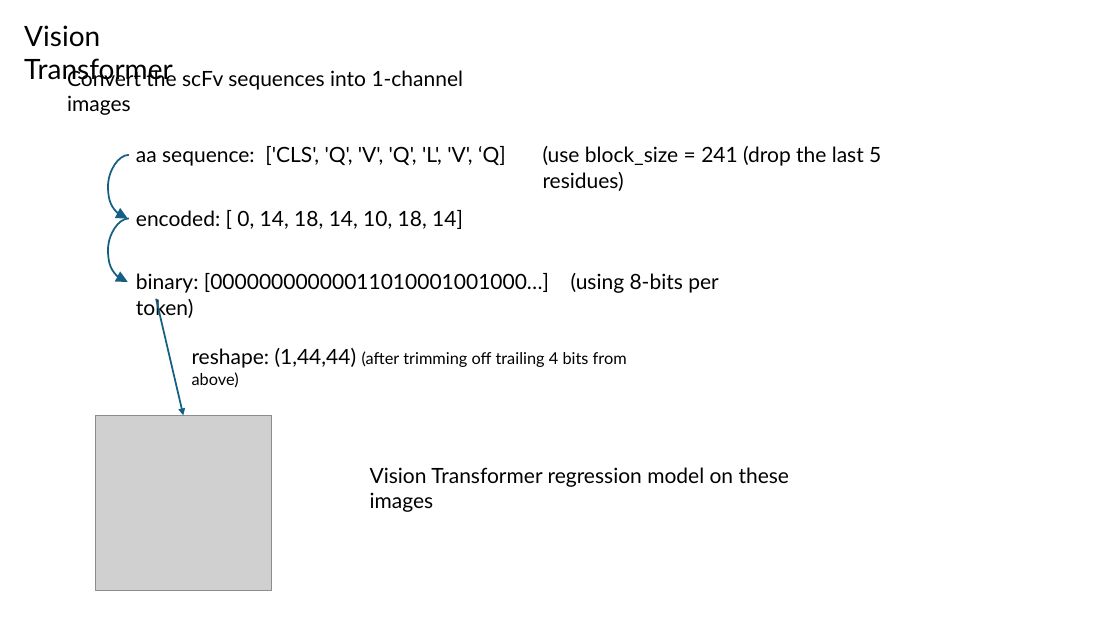
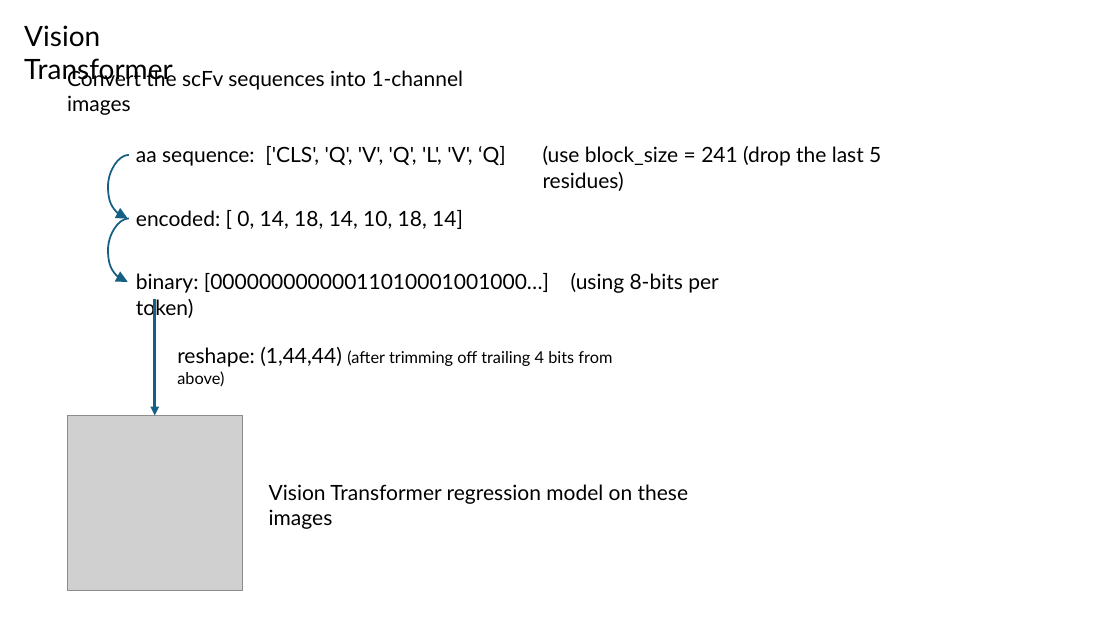
Before and after one commit to planaria158/BERT-antibody-antigen-binding-energy, a slide deck: slide 10 of Homework-aAlphaBio.pptx (slide 9 before the commit). Drawn at 1120x630 pixels with LibreOffice and Linux fonts; fonts in the diff are those of the drawing; grey boxes stand for pictures. Boxes give left, top, right and bottom in pixels: in the first picture for what was removed or moved away, otherwise in the second. Text is boxed around its words. In the diff, an @@ line names an element or a change of style, - is before the commit and + after.

```diff
--- a/Homework-aAlphaBio.pptx
+++ b/Homework-aAlphaBio.pptx
@@ arrow moved from (156, 299) - (183, 416) to (155, 299) - (155, 416) @@
@@ arrow (155, 299) - (155, 416): stroke #156082 1.5 pt to #156082 2.5 pt @@
@@ text "reshape: (1,44,44) (after trimming off ...": place and size @@
-text "reshape: (1,44,44) (after trimming off ..." at (192, 348, 627, 368)
+text "reshape: (1,44,44) (after trimming off ..." at (177, 347, 612, 367)
@@ picture: place and size @@
-picture at (96, 416, 271, 591)
+picture at (67, 416, 243, 591)
@@ text "Vision Transformer regression model on ...": place and size @@
-text "Vision Transformer regression model on ..." at (370, 467, 789, 512)
+text "Vision Transformer regression model on ..." at (269, 484, 688, 529)
```
Also in this commit, not shown: 6 other slides changed, 4 slides added.
